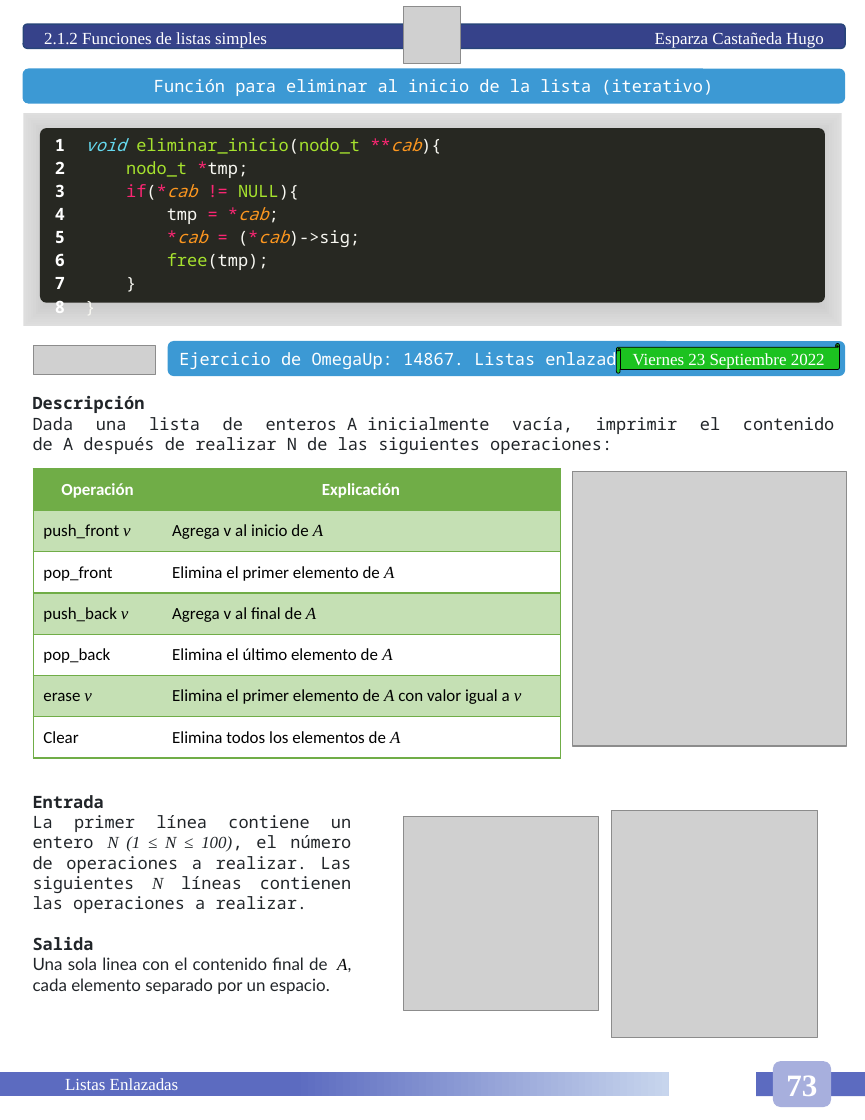
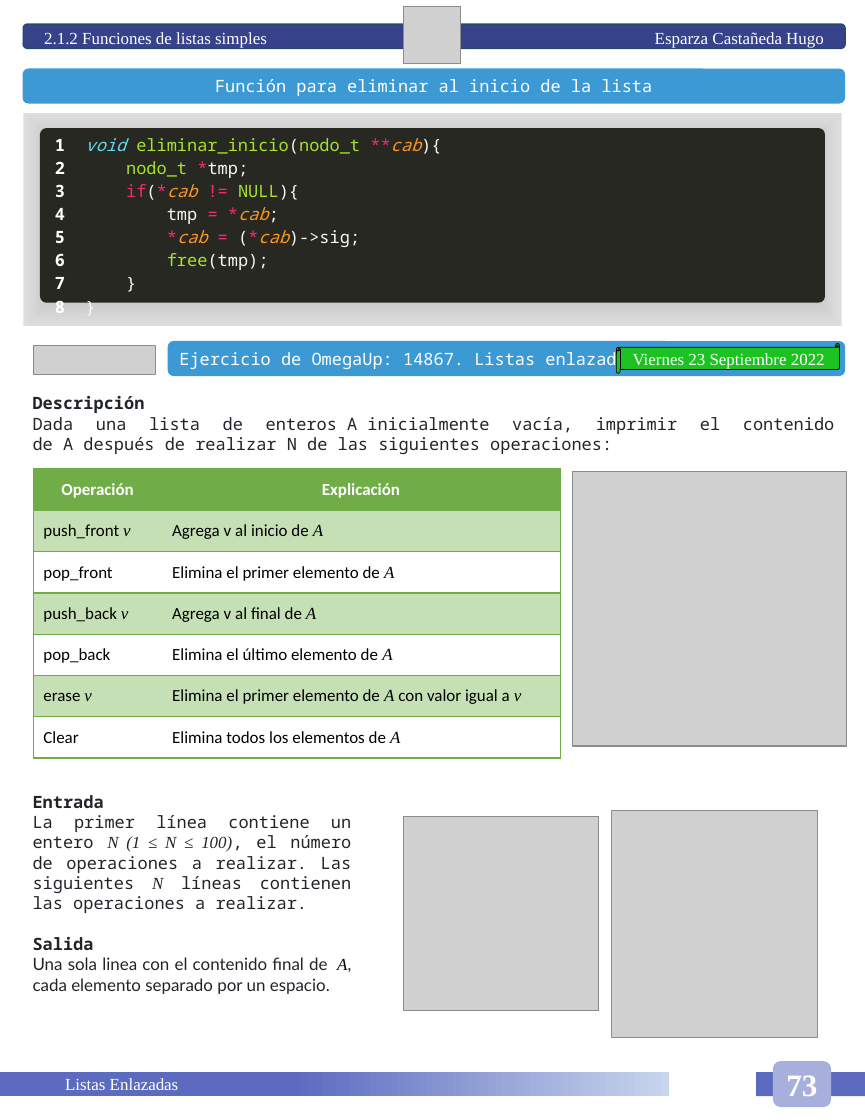
Before and after one commit to HugoEsparzaC/Libreta-Estructuras-II, a slide deck: slide 79 of Libreta Estructuras de Datos II.pptx. Drawn at 865x1120 pixels with LibreOffice and Linux fonts; fonts in the diff are those of the drawing; grey boxes stand for pictures. Boxes give left, top, right and bottom in pixels: in the first picture for what was removed or moved away, otherwise in the second. Text is boxed around its words. In the diff, an @@ line names an element or a change of style, - is before the commit and + after.

```diff
--- a/Libreta Estructuras de Datos II.pptx
+++ b/Libreta Estructuras de Datos II.pptx
@@ text in rounded rectangle at bbox=[215, 79, 652, 96]: text changed @@
-Función para eliminar al inicio de la lista (iterativo)
+Función para eliminar al inicio de la lista
```
Also in this commit, not shown: 4 other slides changed, 3 slides added, 1 other file.
